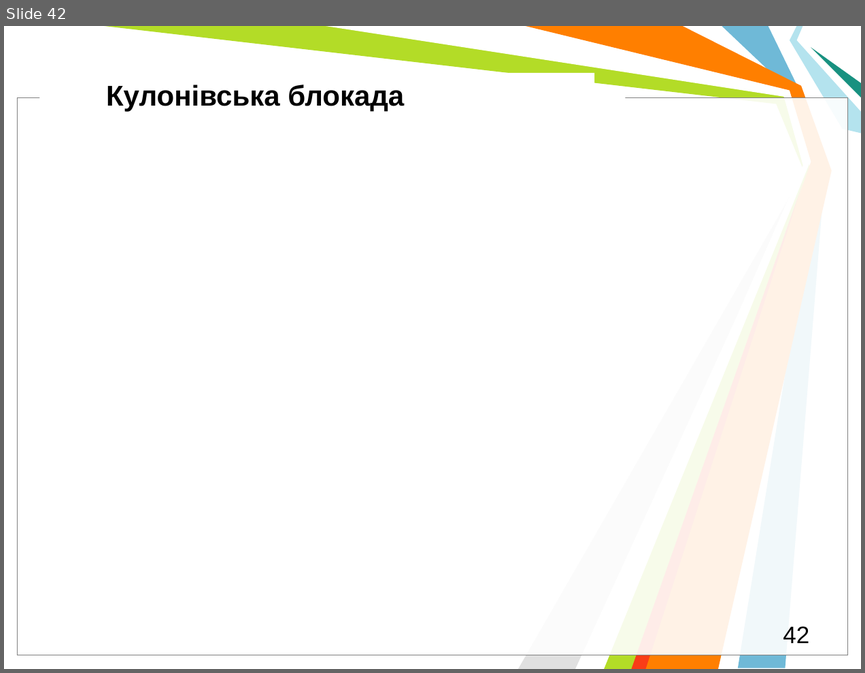
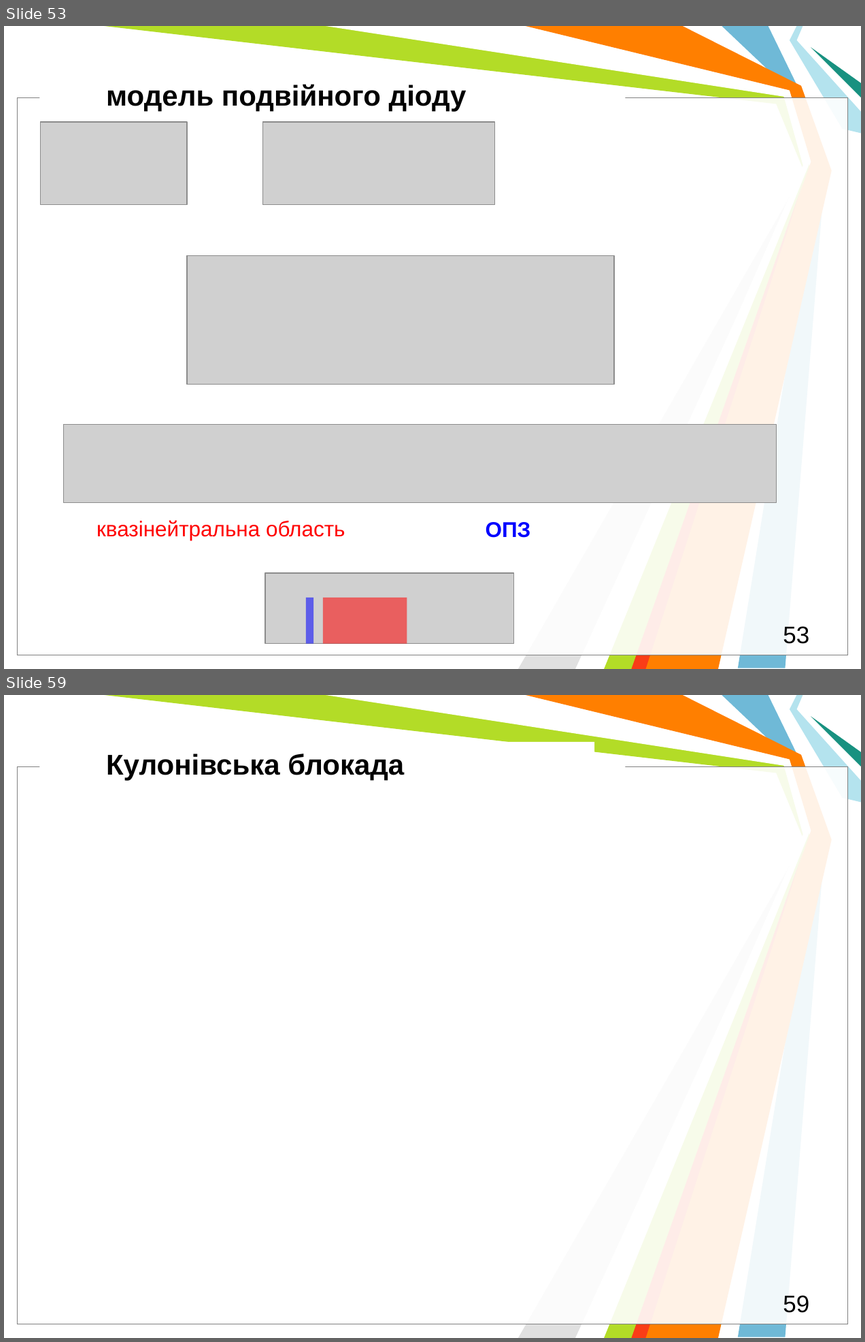
Before and after one commit to l432/NMK, a slide deck: Lecture/DAAD/DAAD_Models.pptm. Shown one above the other, each under a label of ours: slide 42 before the commit, slides 53 and 59 after it; the slides between them are not shown. The pictures are 865x673 and 865x1342 pixels, drawn with LibreOffice and Linux fonts; fonts in the diff are those of the drawing; grey boxes stand for pictures; background and template pictures are left out. Boxes give left, top, right and bottom in pixels: in the first picture for what was removed or moved away, otherwise in the second. Text is boxed around its words. In the diff, an @@ line names an element or a change of style, - is before the commit and + after.

```diff
--- a/Lecture/DAAD/DAAD_Models.pptm
+++ b/Lecture/DAAD/DAAD_Models.pptm
@@ slide 53 added at (4,26,861,669), background #FFFFFF; not listed: 11 template elements that a slide beside it also shows @@
@@ text added at (106,84,466,111), 24 pt, text #000000, bold @@
+модель подвійного діоду
@@ picture added at (41,122,188,204) @@
@@ picture added at (263,122,494,204) @@
@@ picture added at (188,256,614,384) @@
@@ picture added at (63,424,776,503) @@
@@ text added at (96,520,345,540), 18 pt, text #FF0000 @@
+квазінейтральна область
@@ text added at (485,522,531,537), 18 pt, text #0000FF, bold @@
+ОПЗ
@@ picture added at (265,573,514,643) @@
@@ rectangle added at (306,597,313,643), fill #0000FF at 55% opacity @@
@@ rectangle added at (323,597,407,643), fill #FF0000 at 54% opacity @@
@@ page number added at (783,626,809,643), 20 pt, text #000000 @@
+53
@@ what was slide 42 is now slide 59 @@
@@ page number at (783,1295,809,1312): text changed @@
-42
+59
```
Also in this commit, not shown: 2 slides changed, 19 other slides added, 3 slides removed, 6 other files.
